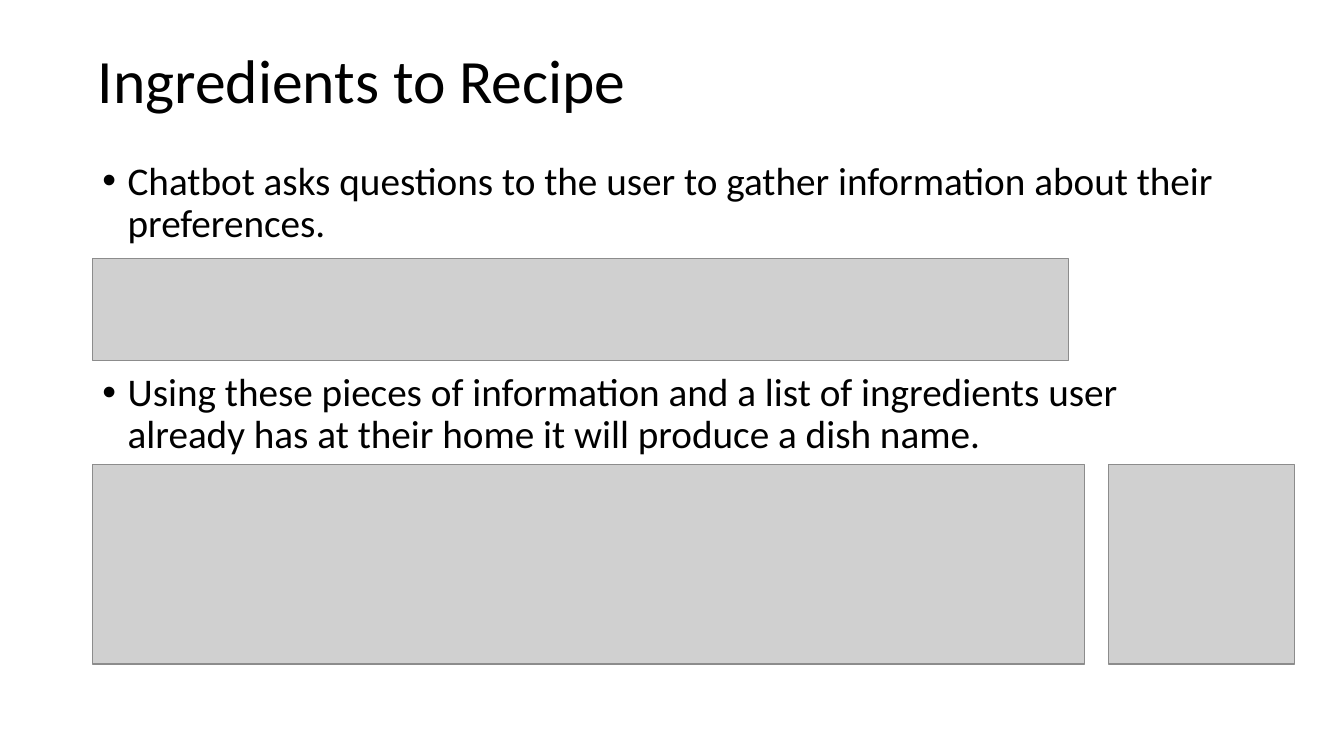
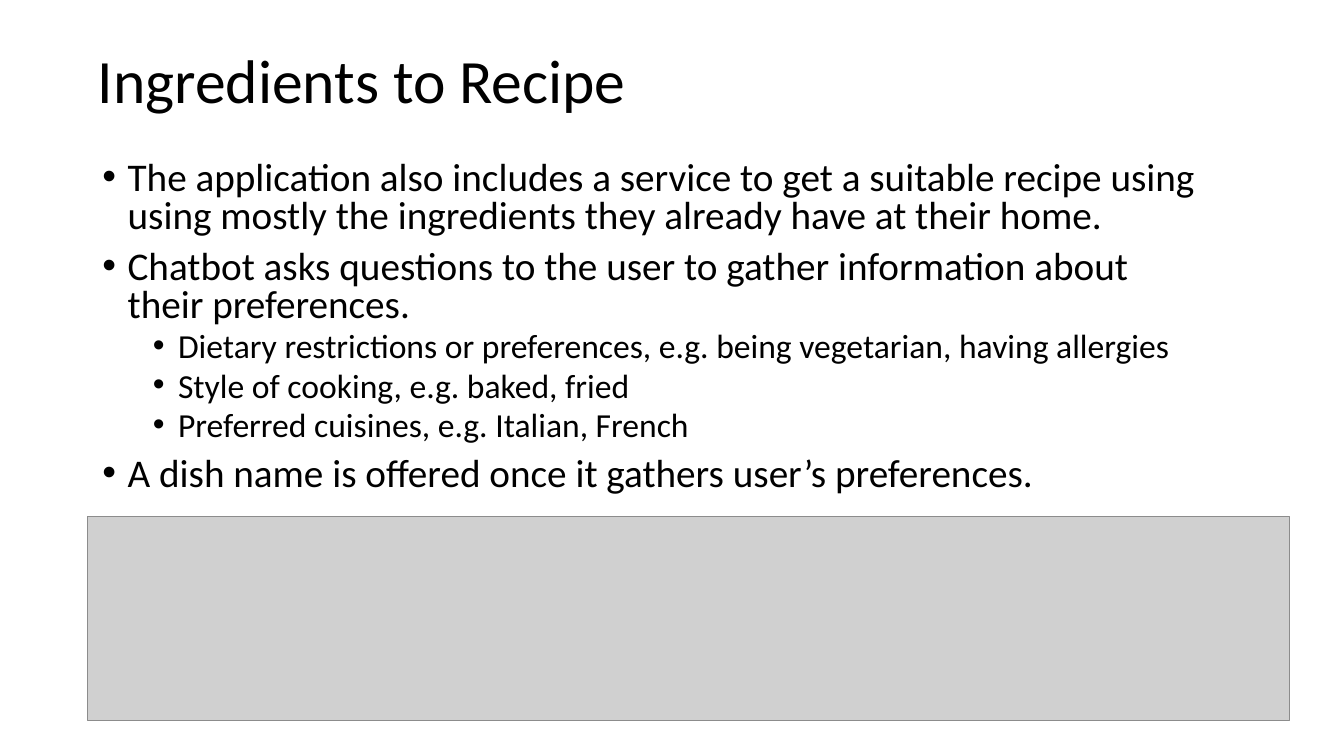
Before and after one commit to deepnetworkgmbh/generative-ai, a slide deck: slide 13 of recipe_generation/Presentation.pptx (slide 12 before the commit). Drawn at 1344x756 pixels with LibreOffice and Linux fonts; fonts in the diff are those of the drawing; grey boxes stand for pictures. Boxes give left, top, right and bottom in pixels: in the first picture for what was removed or moved away, otherwise in the second. Text is boxed around its words. In the diff, an @@ line names an element or a change of style, - is before the commit and + after.

```diff
--- a/recipe_generation/Presentation.pptx
+++ b/recipe_generation/Presentation.pptx
@@ text at (128,163,1195,236): paragraph added @@
+• The application also includes a service to get a suitable recipe using using mostly the ingredients they already have at their home.
@@ picture removed at (93,258,1069,361) @@
@@ text at (128,252,1128,325): line spacing 0.9 to 0.8 @@
@@ text at (128,334,1169,494): text changed; size 28 to 24 pt @@
-• Using these pieces of information and a list of ingredients user already has at their home it will produce a dish name.
+  • Dietary restrictions or preferences, e.g. being vegetarian, having allergies
+  • Style of cooking, e.g. baked, fried
+  • Preferred cuisines, e.g. Italian, French
+• A dish name is offered once it gathers user’s preferences.
@@ picture removed at (93,465,1086,664) @@
@@ picture removed at (1109,465,1295,664) @@
@@ picture added at (88,517,1291,721) @@
```
Also in this commit, not shown: 13 other slides changed, 4 slides added, 1 slide removed.
